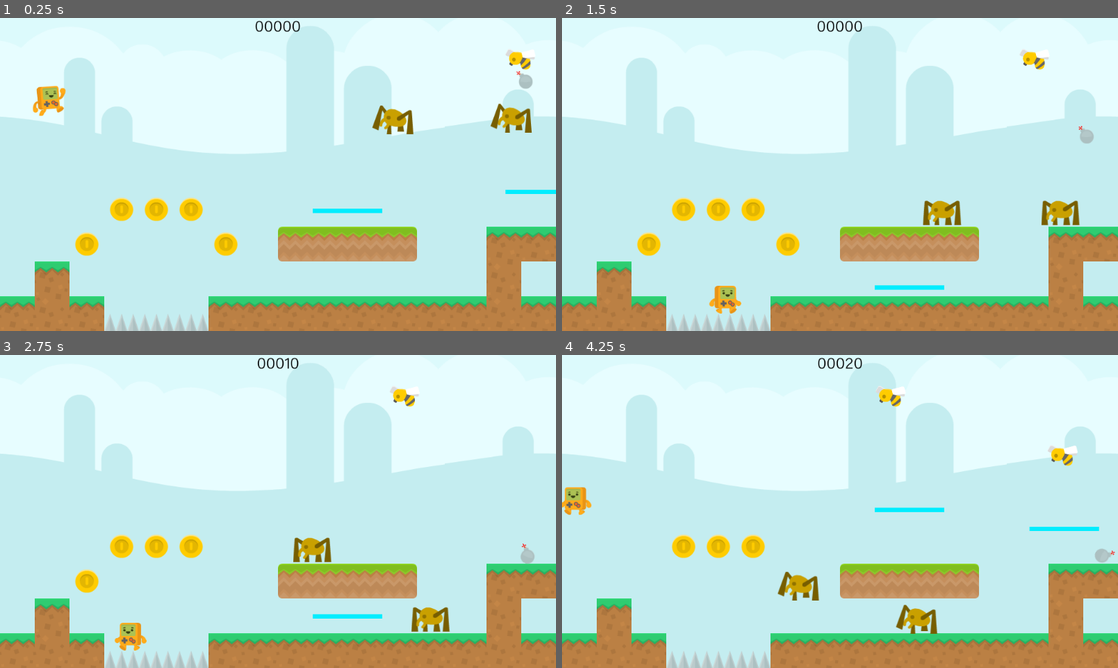
Above: before the commit, frames 1-4 (two rows, left to right).
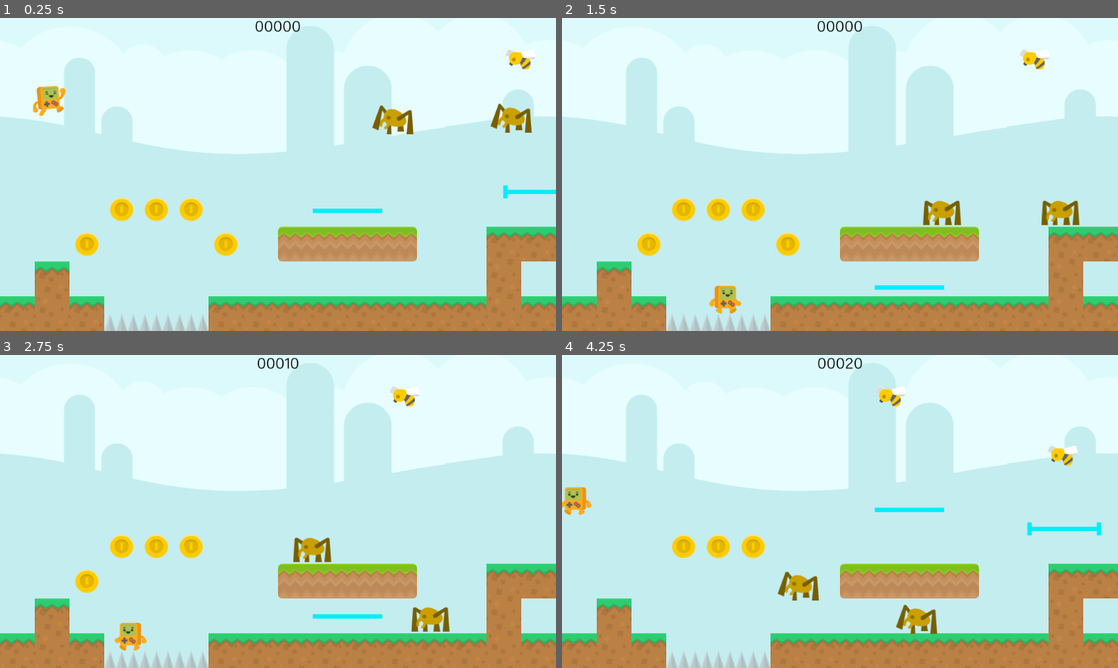
Above: after the commit, the same moments.

Repository: vivisuke/GDAction
Game: Godot game, scene res://MainScene.tscn
The game is run twice, just before and just after one commit, with the same random seed, the same clock (stepped at 60 frames per second) and the same inputs.
Inputs (mouse positions are in pixels of both pictures, inside the frame that each line leads up to):
- Up to frame 1 (0.25 s): no input
- Up to frame 2 (1.5 s): tap Enter at 0.5 s; move the mouse to (812, 237) at 0.52 s; hold Right (ui_right) from 0.53 s (still down); click (812, 237) at 0.67 s; tap Up (ui_up) at 0.77 s; move the mouse to (1006, 221) at 1.27 s
- Up to frame 3 (2.75 s): tap Up (ui_up) at 1.52 s; move the mouse to (111, 464) at 2.02 s; release Right (ui_right) at 2.03 s; hold Left (ui_left) from 2.03 s (still down)
- Up to frame 4 (4.25 s): keep holding Left (ui_left); move the mouse to (867, 511) at 2.77 s; click (867, 511) at 2.92 s; tap Up (ui_up) at 3.02, 3.77 s; move the mouse to (756, 433) at 3.52 s

The runs differ from the first frame. In frame 1, 0.1% of the frame differs, in the area x 90-96%, y 16-58%; in frame 2, 0.1%; in frame 3, 0.1%; in frame 4, 0.2%, in the area x 83-100%, y 53-67%.

Commit message:
0028 ◎ C 08/27 09/04 0.001│ToDo│蜂がプレイヤー位置に達したら爆弾？投下

Diff:
--- a/GDAction/Bee.gd
+++ b/GDAction/Bee.gd
@@ -1,11 +1,17 @@
 extends KinematicBody2D
 
+var main
 var player
+var ticks
 var v = Vector2(0, 0)
 
+var Bomb = load("res://Bomb.tscn")
+
 func _ready():
+	main = get_node("/root/MainScene")
+	print("main = ", main)
 	player = get_node("/root/MainScene/Player")
-	print(player)
+	print("player = ", player)
 	$AnimatedSprite.play("fly")
 	pass # Replace with function body.
 
@@ -15,10 +21,17 @@
 		#scale.x = -1
 		$AnimatedSprite.flip_h = true
 		v.x = 100
+		ticks = OS.get_ticks_msec()
 	elif position.x - player.position.x > 10:
 		#scale.x = 1
 		$AnimatedSprite.flip_h = false
 		v.x = -100
+		ticks = OS.get_ticks_msec()
 	else:
+		if OS.get_ticks_msec() - ticks >= 1000:
+			ticks = OS.get_ticks_msec()
+			var bomb = Bomb.instance()
+			bomb.position = position
+			main.add_child(bomb)
 		return
 	move_and_collide(v*delta)
--- a/GDAction/MainScene.gd
+++ b/GDAction/MainScene.gd
@@ -10,6 +10,7 @@
 
 var spiked = false
 var score = 0
+
 
 func _ready():
 	Global.player = $Player
--- a/GDAction/MainScene.tscn
+++ b/GDAction/MainScene.tscn
@@ -23,7 +23,6 @@
 [ext_resource path="res://Bee.tscn" type="PackedScene" id=21]
 [ext_resource path="res://Tiles/spikes.png" type="Texture" id=22]
 [ext_resource path="res://Tiles/transparent.png" type="Texture" id=23]
-[ext_resource path="res://Bomb.tscn" type="PackedScene" id=24]
 [ext_resource path="res://Rotator.tscn" type="PackedScene" id=25]
 [ext_resource path="res://Items/coinGold64.png" type="Texture" id=26]
 [ext_resource path="res://Tiles/grassLeft.png" type="Texture" id=27]
@@ -233,14 +232,14 @@
 
 [sub_resource type="SpriteFrames" id=12]
 animations = [ {
+"frames": [ ExtResource( 9 ), ExtResource( 7 ) ],
+"loop": true,
+"name": "left",
+"speed": 5.0
+}, {
 "frames": [ ExtResource( 6 ), ExtResource( 8 ) ],
 "loop": true,
 "name": "right",
-"speed": 5.0
-}, {
-"frames": [ ExtResource( 9 ), ExtResource( 7 ) ],
-"loop": true,
-"name": "left",
 "speed": 5.0
 }, {
 "frames": [ ExtResource( 4 ), ExtResource( 3 ) ],
@@ -263,6 +262,9 @@
 [sub_resource type="RectangleShape2D" id=15]
 extents = Vector2( 64, 4 )
 
+[sub_resource type="RectangleShape2D" id=16]
+extents = Vector2( 4, 12 )
+
 [node name="MainScene" type="Node2D"]
 script = ExtResource( 15 )
 
@@ -295,6 +297,10 @@
 texture = ExtResource( 18 )
 
 [node name="Sprite2" type="Sprite" parent="ParallaxBackground/ParallaxLayer2"]
+position = Vector2( 1024, 0 )
+texture = ExtResource( 18 )
+
+[node name="Sprite5" type="Sprite" parent="ParallaxBackground/ParallaxLayer2"]
 position = Vector2( 1024, 0 )
 texture = ExtResource( 18 )
 
@@ -383,9 +389,6 @@
 [node name="Bee" parent="." instance=ExtResource( 21 )]
 position = Vector2( 958.586, 74.8044 )
 
-[node name="Bomb" parent="Bee" instance=ExtResource( 24 )]
-position = Vector2( 18.6489, 59.2588 )
-
 [node name="Bee2" parent="." instance=ExtResource( 21 )]
 position = Vector2( 1275.37, 183.699 )
 
@@ -449,6 +452,44 @@
 [node name="CollisionShape2D" type="CollisionShape2D" parent="Lift2"]
 shape = SubResource( 15 )
 
+[node name="StaticBody2D" type="StaticBody2D" parent="Lift2"]
+position = Vector2( -64, 0 )
+__meta__ = {
+"_edit_group_": true
+}
+
+[node name="ColorRect" type="ColorRect" parent="Lift2/StaticBody2D"]
+margin_left = -4.0
+margin_top = -12.0
+margin_right = 4.0
+margin_bottom = 12.0
+color = Color( 0, 0.929412, 1, 1 )
+__meta__ = {
+"_edit_use_anchors_": false
+}
+
+[node name="CollisionShape2D" type="CollisionShape2D" parent="Lift2/StaticBody2D"]
+shape = SubResource( 16 )
+
+[node name="StaticBody2D2" type="StaticBody2D" parent="Lift2"]
+position = Vector2( 64, 0 )
+__meta__ = {
+"_edit_group_": true
+}
+
+[node name="ColorRect" type="ColorRect" parent="Lift2/StaticBody2D2"]
+margin_left = -4.0
+margin_top = -12.0
+margin_right = 4.0
+margin_bottom = 12.0
+color = Color( 0, 0.929412, 1, 1 )
+__meta__ = {
+"_edit_use_anchors_": false
+}
+
+[node name="CollisionShape2D" type="CollisionShape2D" parent="Lift2/StaticBody2D2"]
+shape = SubResource( 16 )
+
 [connection signal="body_entered" from="Flag" to="." method="_on_Flag_body_entered"]
 [connection signal="colliedWithPlayer" from="Spider" to="." method="_on_Spider_colliedWithPlayer"]
 [connection signal="colliedWithPlayer" from="Spider2" to="." method="_on_Spider_colliedWithPlayer"]
Not shown, changed: GDAction/Sounds/button-3.mp3.import
Not shown, changed: GDAction.spr
